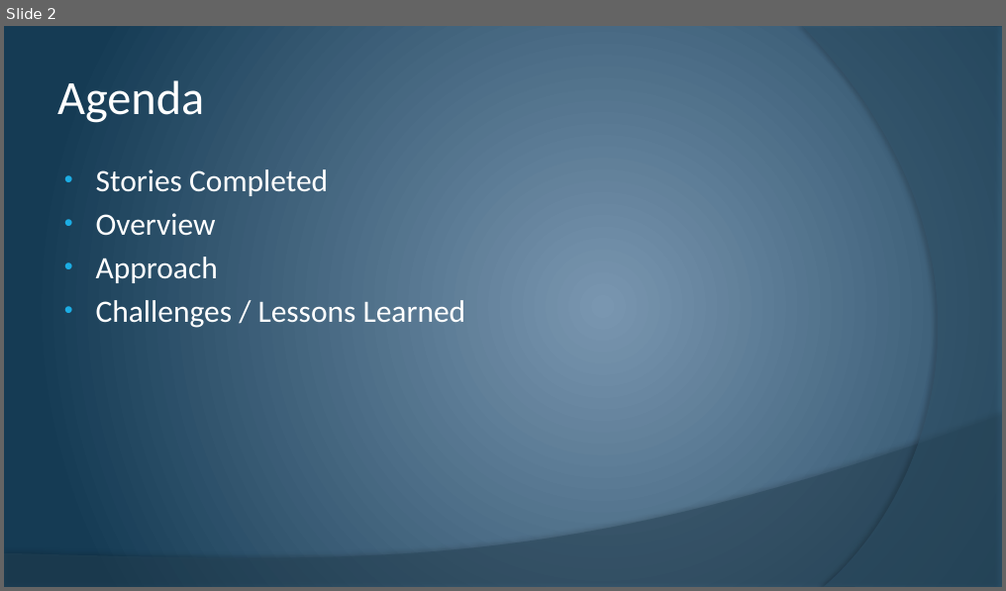
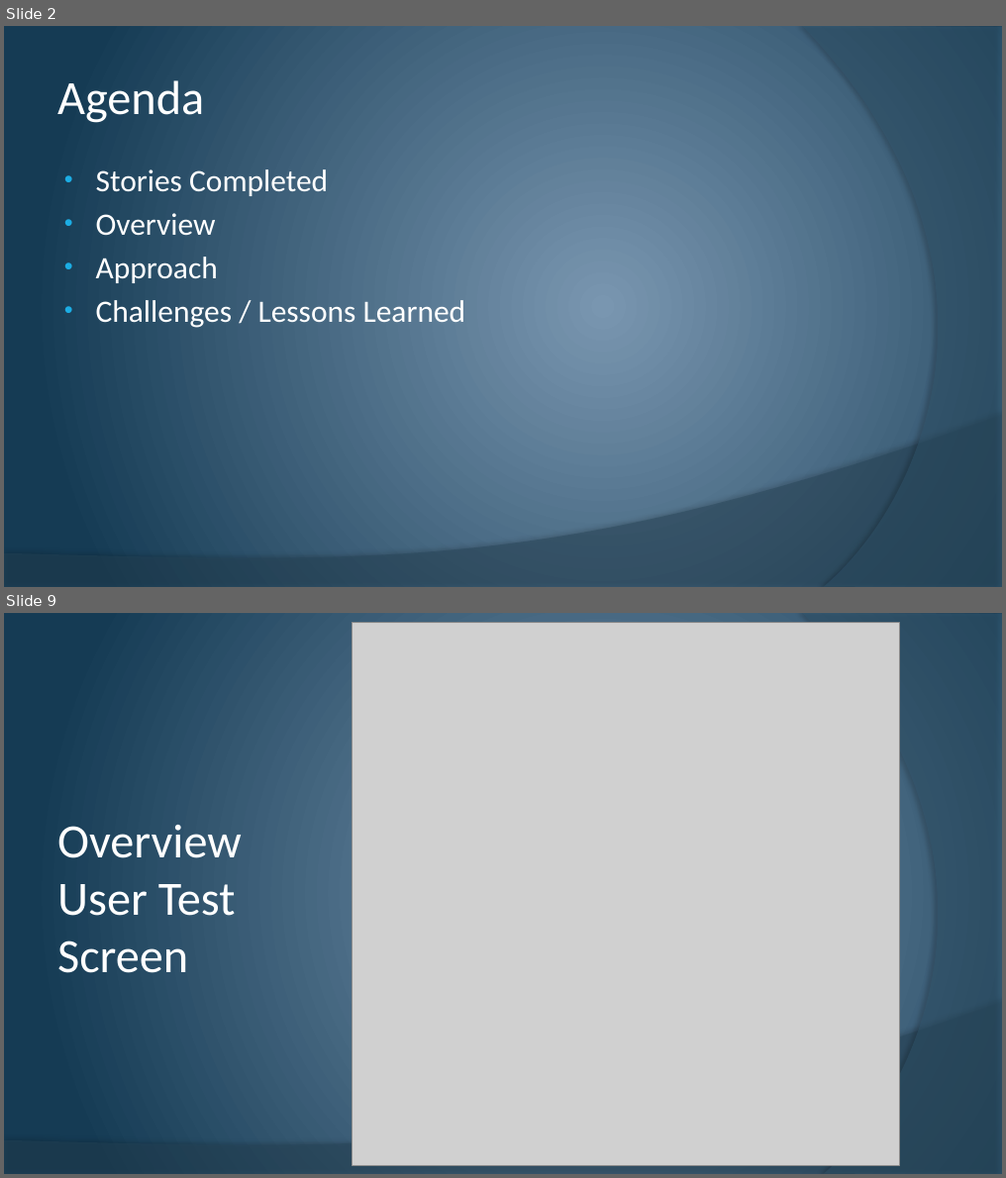
Before and after one commit to cstultz/cis234, a slide deck: assigns/assign10/t1-a10.pptx. Shown one above the other, each under a label of ours: slide 2 before the commit, slides 2 and 9 after it; the slides between them are not shown. The pictures are 1006x591 and 1006x1178 pixels, drawn with LibreOffice and Linux fonts; fonts in the diff are those of the drawing; grey boxes stand for pictures. Boxes give left, top, right and bottom in pixels: in the first picture for what was removed or moved away, otherwise in the second. Text is boxed around its words. In the diff, an @@ line names an element or a change of style, - is before the commit and + after.

```diff
--- a/assigns/assign10/t1-a10.pptx
+++ b/assigns/assign10/t1-a10.pptx
@@ slide 9 added at bbox=[4, 613, 1002, 1174], background gradient #7A96B0 to #153C55; not listed: 2 template elements that a slide beside it also shows @@
@@ picture added at bbox=[352, 623, 899, 1166] @@
@@ title added at bbox=[57, 825, 242, 973], 46 pt, text #FFFFFF @@
+Overview
+User Test
+Screen
```
Also in this commit, not shown: 4 slides changed, 6 other slides added, 2 slides removed, 2 other files.
